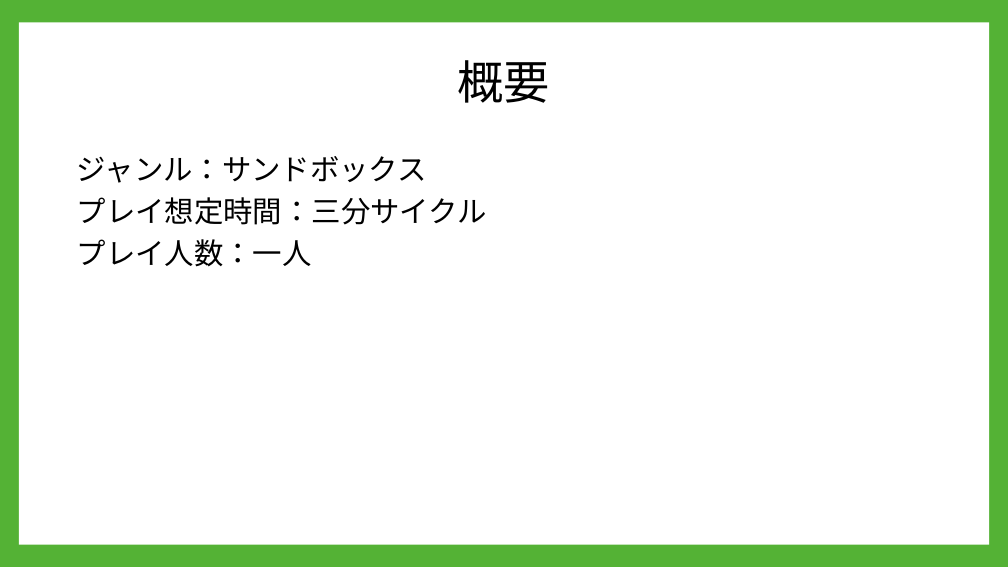
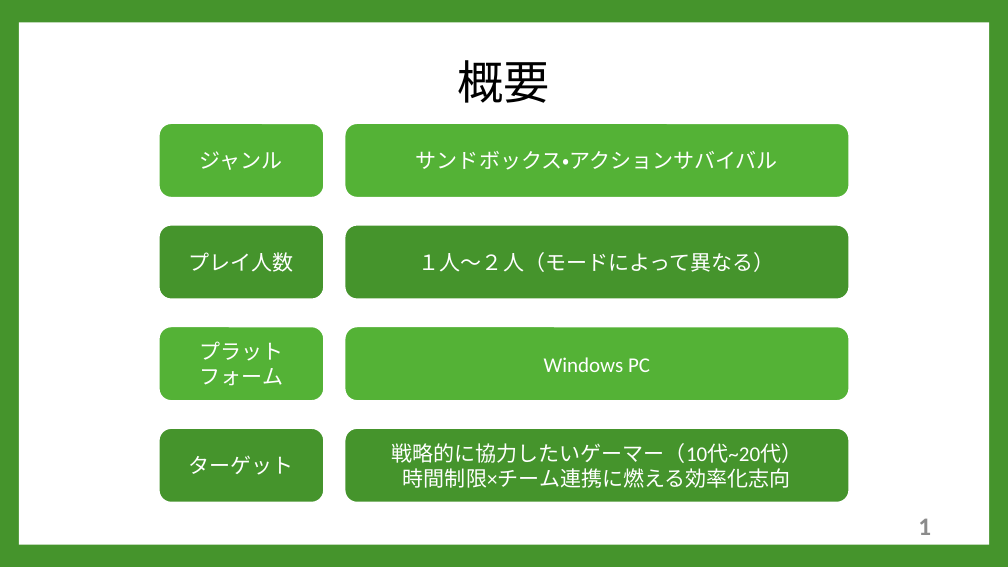
Before and after one commit to A23019/GC_A3_1, a slide deck: slide 2 of 企画/PowerPoint/企画案２.pptx. Drawn at 1008x567 pixels with LibreOffice and Linux fonts; fonts in the diff are those of the drawing; background and template pictures are left out. Boxes give left, top, right and bottom in pixels: in the first picture for what was removed or moved away, otherwise in the second. Text is boxed around its words. In the diff, an @@ line names an element or a change of style, - is before the commit and + after.

```diff
--- a/企画/PowerPoint/企画案２.pptx
+++ b/企画/PowerPoint/企画案２.pptx
@@ background #54B235 to #45942C @@
@@ title "概要" at [458,60,550,103]: font Arial to Calibri @@
@@ rounded rectangle added at [159,123,324,197], fill #54B236, outline #FFFFFF 1.5 pt, 20 pt, text #FFFFFF @@
+ジャンル
@@ rounded rectangle added at [345,123,849,197], fill #54B236, outline #FFFFFF 1.5 pt, 20 pt, text #FFFFFF @@
+サンドボックス・アクションサバイバル
@@ text removed at [77,156,487,267] @@
-ジャンル：サンドボックス
-プレイ想定時間：三分サイクル
-プレイ人数：一人
@@ rounded rectangle added at [159,225,324,299], fill #45942C, outline #FFFFFF 1.5 pt, 20 pt, text #FFFFFF @@
+プレイ人数
@@ rounded rectangle added at [345,225,849,299], fill #45942C, outline #FFFFFF 1.5 pt, 20 pt, text #FFFFFF @@
+１人～２人（モードによって異なる）
@@ rounded rectangle added at [159,327,324,401], fill #54B236, outline #FFFFFF 1.5 pt, 20 pt, text #FFFFFF @@
+プラットフォーム
@@ rounded rectangle added at [345,327,849,401], fill #54B236, outline #FFFFFF 1.5 pt, 20 pt, text #FFFFFF @@
+Windows PC
@@ rounded rectangle added at [159,428,324,502], fill #45942C, outline #FFFFFF 1.5 pt, 20 pt, text #FFFFFF @@
+ターゲット
@@ rounded rectangle added at [345,428,849,502], fill #45942C, outline #FFFFFF 1.5 pt, 20 pt, text #FFFFFF @@
+戦略的に協力したいゲーマー（10代~20代）
+時間制限×チーム連携に燃える効率化志向
@@ page number added at [918,518,931,535], 24 pt, text #8C8C8C, bold @@
+1
```
Also in this commit, not shown: 4 other slides changed, 2 slides added, 2 slides removed, 4 other files.
